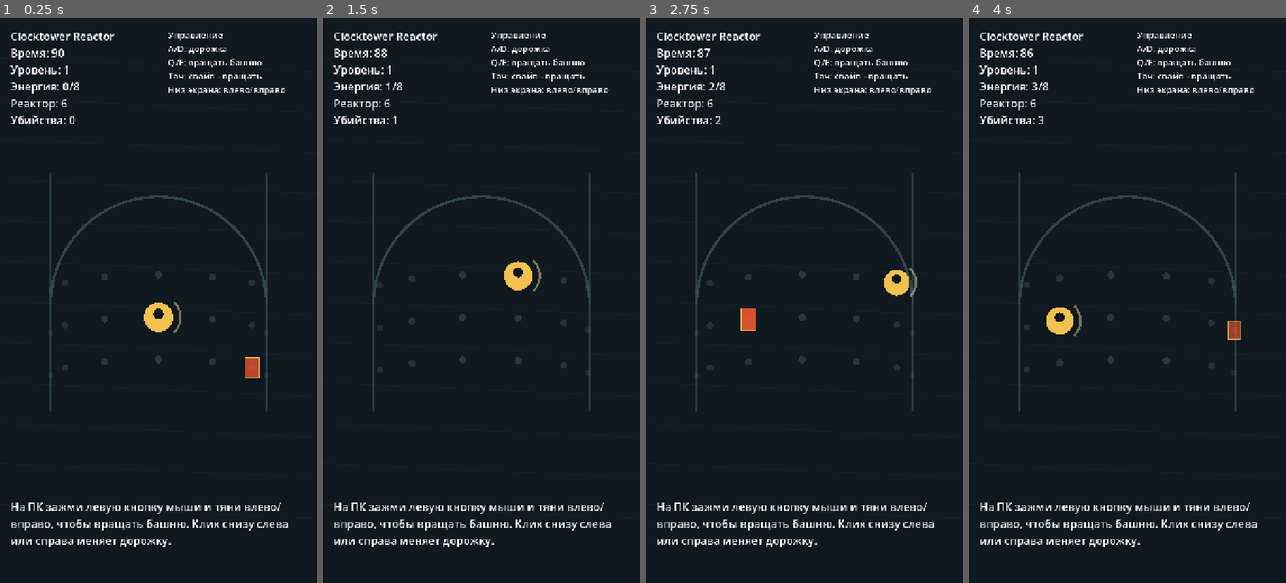
Above: before the commit, frames 1-4 (left to right).
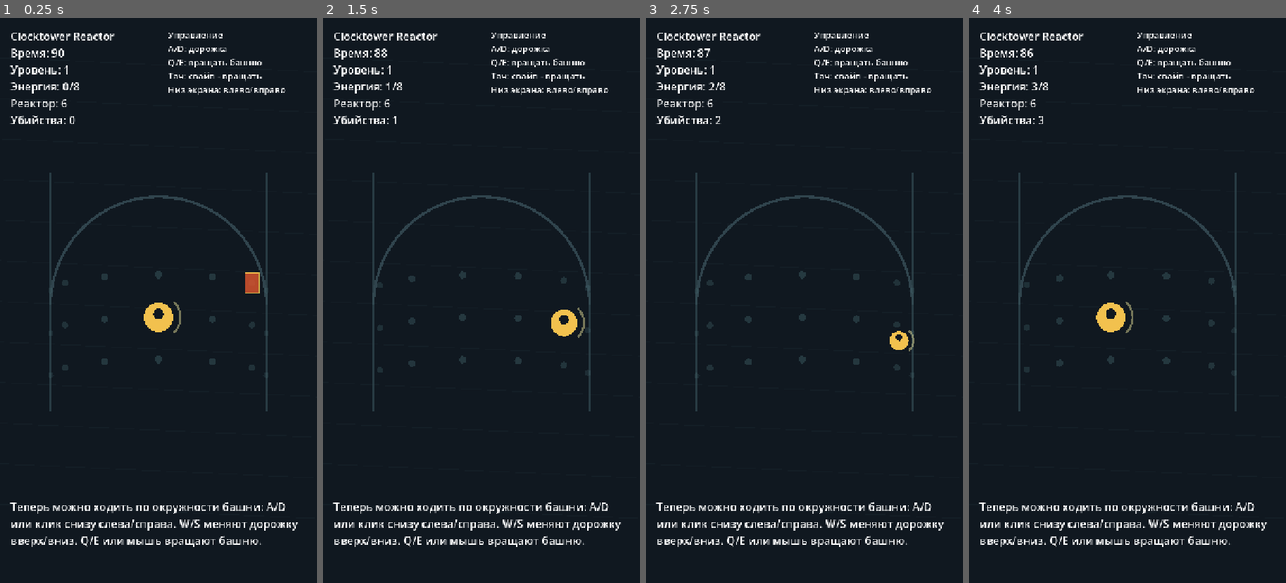
Above: after the commit, the same moments.

Repository: GeorgeYahontov/clocktower-reactor
Game: Godot game, scene res://scenes/Main.tscn
Two runs of this game, one before a commit and one after it. Both use one fixed random seed, a clock stepped at 60 frames per second and the inputs below.
Inputs (mouse positions are in pixels of both pictures, inside the frame that each line leads up to):
- Up to frame 1 (0.25 s): no input
- Up to frame 2 (1.5 s): tap Enter at 0.5 s; move the mouse to (551, 272) at 0.52 s; hold D (move_right) 0.53-1.25 s; click (551, 272) at 0.67 s; drag from (418, 328) to (465, 413) at 1.27 s
- Up to frame 3 (2.75 s): move the mouse to (836, 176) at 2.02 s; hold D (move_right) from 2.03 s (still down); click (836, 176) at 2.17 s
- Up to frame 4 (4 s): release D (move_right) at 2.75 s; drag from (1111, 413) to (1032, 215) at 2.77 s; move the mouse to (1222, 385) at 3.52 s; hold A (move_left) from 3.53 s (still down); click (1222, 385) at 3.67 s

The runs differ from the first frame. In frame 1, 2.3% of the frame differs, in the area x 3-94%, y 45-94%; in frame 2, 2.6%; in frame 3, 2.6%; in frame 4, 2.8%, in the area x 3-94%, y 50-94%.

Commit message:
Let player walk around tower

Diff:
--- a/project.godot
+++ b/project.godot
@@ -1,6 +1,10 @@
 ; Engine configuration file.
 ; It's best edited using the editor UI and not directly,
 ; since the parameters that go here are not all obvious.
+;
+; Format:
+;   [section] ; section goes between []
+;   param=value ; assign values to parameters
 
 config_version=5
 
@@ -22,22 +26,36 @@
 
 move_left={
 "deadzone": 0.2,
-"events": [Object(InputEventKey,"resource_local_to_scene":fa …(209 unchanged characters)… "location":0,"echo":false,"script":null)]
+"events": [Object(InputEventKey,"resource_local_to_scene":fa …(209 unchanged characters)… "location":0,"echo":false,"script":null)
+]
 }
 move_right={
 "deadzone": 0.2,
-"events": [Object(InputEventKey,"resource_local_to_scene":fa …(209 unchanged characters)… "location":0,"echo":false,"script":null)]
+"events": [Object(InputEventKey,"resource_local_to_scene":fa …(209 unchanged characters)… "location":0,"echo":false,"script":null)
+]
+}
+move_up={
+"deadzone": 0.2,
+"events": [Object(InputEventKey,"resource_local_to_scene":false,"resource_name":"","device":-1,"window_id":0,"alt_pressed":false,"shift_pressed":false,"ctrl_pressed":false,"meta_pressed":false,"pressed":false,"keycode":87,"physical_keycode":0,"key_label":0,"unicode":0,"location":0,"echo":false,"script":null)
+]
+}
+move_down={
+"deadzone": 0.2,
+"events": [Object(InputEventKey,"resource_local_to_scene":false,"resource_name":"","device":-1,"window_id":0,"alt_pressed":false,"shift_pressed":false,"ctrl_pressed":false,"meta_pressed":false,"pressed":false,"keycode":83,"physical_keycode":0,"key_label":0,"unicode":0,"location":0,"echo":false,"script":null)
+]
 }
 rotate_left={
 "deadzone": 0.2,
-"events": [Object(InputEventKey,"resource_local_to_scene":fa …(209 unchanged characters)… "location":0,"echo":false,"script":null)]
+"events": [Object(InputEventKey,"resource_local_to_scene":fa …(209 unchanged characters)… "location":0,"echo":false,"script":null)
+]
 }
 rotate_right={
 "deadzone": 0.2,
-"events": [Object(InputEventKey,"resource_local_to_scene":fa …(209 unchanged characters)… "location":0,"echo":false,"script":null)]
+"events": [Object(InputEventKey,"resource_local_to_scene":fa …(209 unchanged characters)… "location":0,"echo":false,"script":null)
+]
 }
 
 [rendering]
 
+textures/canvas_textures/default_texture_filter=0
 renderer/rendering_method="mobile"
-textures/canvas_textures/default_texture_filter=0
--- a/scripts/core/Main.gd
+++ b/scripts/core/Main.gd
@@ -41,9 +41,9 @@
 			_touch_dragging = false
 		elif not _touch_dragging and touch_event.position.y > get_viewport_rect().size.y * 0.68:
 			if touch_event.position.x < get_viewport_rect().size.x * 0.5:
-				game_state.move_player_lane(-1)
+				game_state.move_player_sector(-1)
 			else:
-				game_state.move_player_lane(1)
+				game_state.move_player_sector(1)
 	if event is InputEventMouseButton:
 		var button_event := event as InputEventMouseButton
 		if button_event.button_index != MOUSE_BUTTON_LEFT:
@@ -55,9 +55,9 @@
 			_mouse_dragging = false
 			if _mouse_drag_distance < 12.0 and button_event.position.y > get_viewport_rect().size.y * 0.68:
 				if button_event.position.x < get_viewport_rect().size.x * 0.5:
-					game_state.move_player_lane(-1)
+					game_state.move_player_sector(-1)
 				else:
-					game_state.move_player_lane(1)
+					game_state.move_player_sector(1)
 
 	if event is InputEventMouseMotion:
 		var motion_event := event as InputEventMouseMotion
@@ -66,11 +66,19 @@
 			game_state.rotate_tower(-motion_event.relative.x * game_state.config.drag_rotation_sensitivity)
 
 func _handle_preview_input(delta: float) -> void:
+	var sector_delta := 0
+	if Input.is_action_just_pressed("move_left"):
+		sector_delta -= 1
+	if Input.is_action_just_pressed("move_right"):
+		sector_delta += 1
+	if sector_delta != 0:
+		game_state.move_player_sector(sector_delta)
+
 	var lane_delta := 0
-	if Input.is_action_just_pressed("move_left"):
+	if Input.is_action_just_pressed("move_up"):
+		lane_delta += 1
+	if Input.is_action_just_pressed("move_down"):
 		lane_delta -= 1
-	if Input.is_action_just_pressed("move_right"):
-		lane_delta += 1
 	if lane_delta != 0:
 		game_state.move_player_lane(lane_delta)
 
--- a/scripts/simulation/GameState.gd
+++ b/scripts/simulation/GameState.gd
@@ -79,6 +79,11 @@
 	if run_time >= config.run_duration:
 		run_status = "victory"
 
+func move_player_sector(delta_sector: int) -> void:
+	if run_status != "running":
+		return
+	player_sector = wrapi(player_sector + delta_sector, 0, config.sector_count)
+
 func move_player_lane(delta_lane: int) -> void:
 	if run_status != "running":
 		return
@@ -110,7 +115,10 @@
 
 func _spawn_enemy() -> void:
 	var enemy := EnemyModel.new()
-	enemy.sector = randi_range(2, config.sector_count - 3)
+	var offset := randi_range(2, config.sector_count - 3)
+	if randi_range(0, 1) == 0:
+		offset = -offset
+	enemy.sector = wrapi(player_sector + offset, 0, config.sector_count)
 	enemy.lane = randi_range(0, config.lane_count - 1)
 	var heavy_roll := run_time > 20.0 and randi_range(0, 4) == 0
 	if heavy_roll:
--- a/scripts/ui/Hud.gd
+++ b/scripts/ui/Hud.gd
@@ -69,7 +69,7 @@
 	elif state.run_status == "defeat":
 		tutorial.text = "Реактор пробит. Враги слишком часто добирались до твоей дорожки."
 	elif state.run_time < 8.0:
-		tutorial.text = "На ПК зажми левую кнопку мыши и тяни влево/вправо, чтобы вращать башню. Клик снизу слева или справа меняет дорожку."
+		tutorial.text = "Теперь можно ходить по окружности башни: A/D или клик снизу слева/справа. W/S меняют дорожку вверх/вниз. Q/E или мышь вращают башню."
 	elif state.run_time < 18.0:
 		tutorial.text = "Оружие стреляет автоматически. Держи опасных врагов на видимой стороне башни, чтобы сжечь их быстрее."
 	else:
Not shown, added: scripts/core/Main.gd.uid
Not shown, added: scripts/data/GameConfig.gd.uid
Not shown, added: scripts/data/UpgradeCatalog.gd.uid
Not shown, added: scripts/presentation/CylinderProjector.gd.uid
Not shown, added: scripts/presentation/TowerRenderer.gd.uid
Not shown, added: scripts/simulation/EnemyModel.gd.uid
Not shown, added: scripts/simulation/GameState.gd.uid
Not shown, added: scripts/ui/Hud.gd.uid
Not shown, changed: docs/00-devlog.md
Not shown, changed: docs/05-current-gameplay.md
